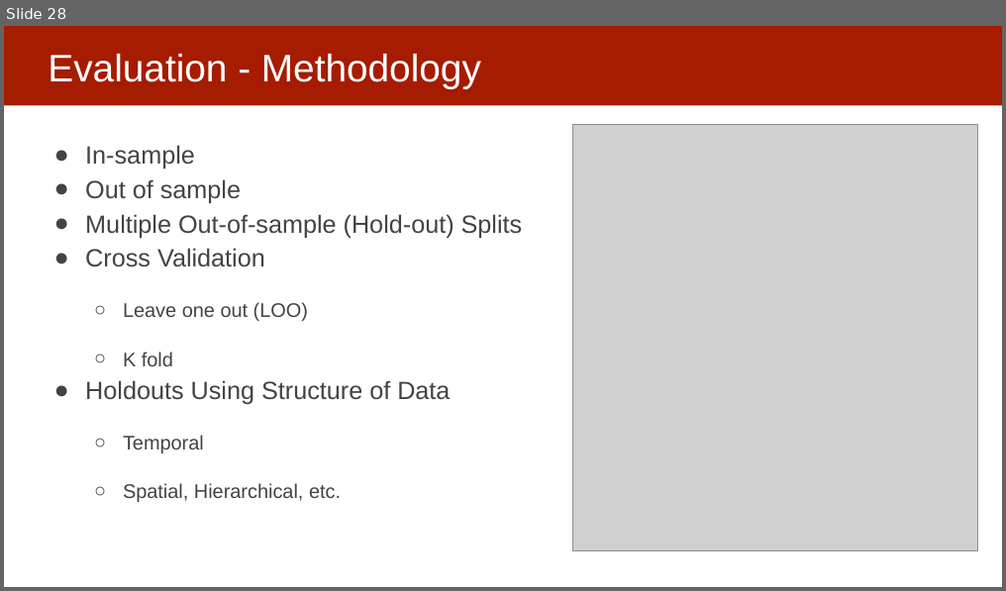
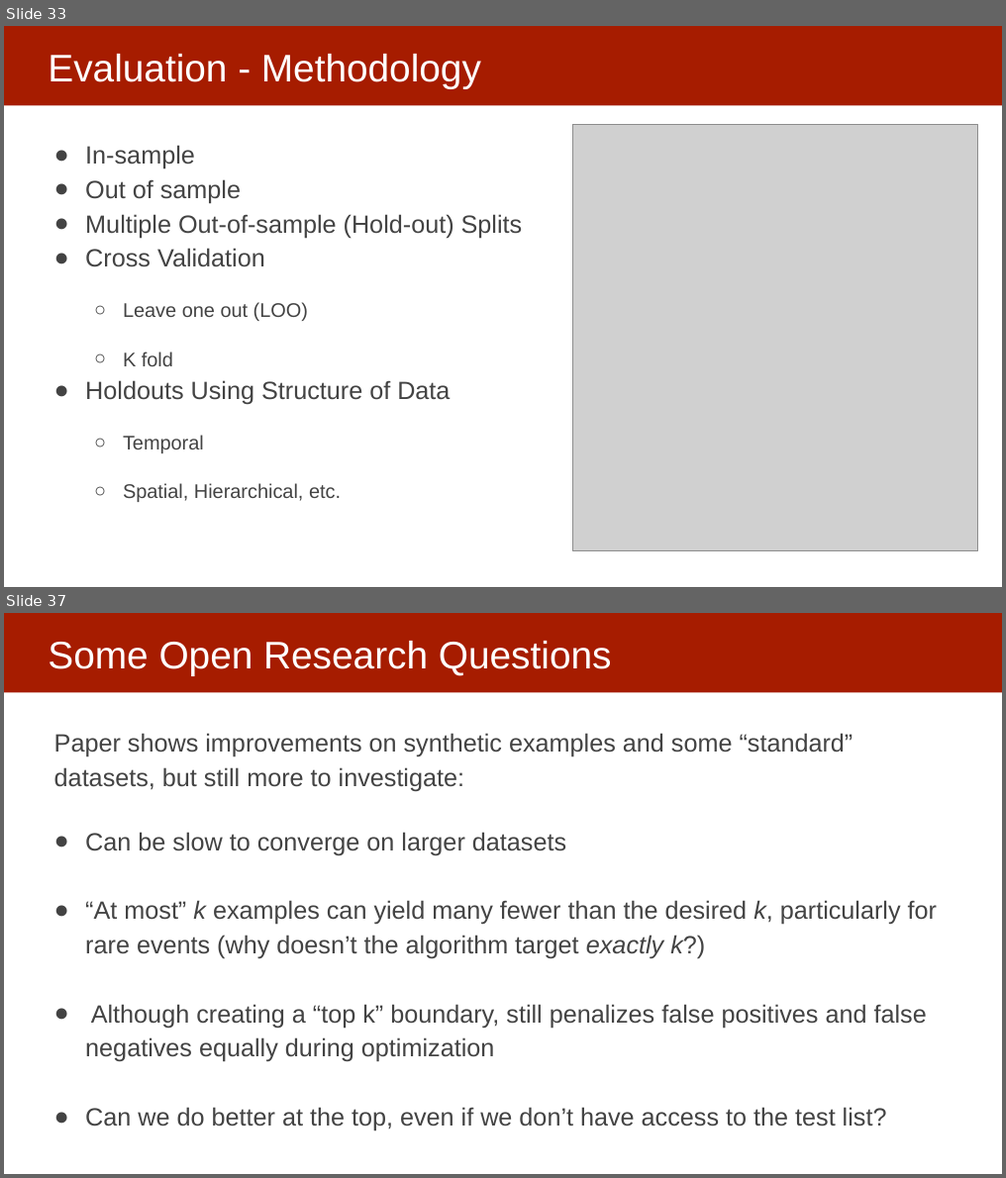
Before and after one commit to dssg/mlforpublicpolicylab, a slide deck: 06 - Performance and Evaluation Pt 2/Model Selection and Validation - Part II.pptx. Shown one above the other, each under a label of ours: slide 28 before the commit, slides 33 and 37 after it; the slides between them are not shown. The pictures are 1006x591 and 1006x1178 pixels, drawn with LibreOffice and Linux fonts; fonts in the diff are those of the drawing; grey boxes stand for pictures. Boxes give left, top, right and bottom in pixels: in the first picture for what was removed or moved away, otherwise in the second. Text is boxed around its words. In the diff, an @@ line names an element or a change of style, - is before the commit and + after.

```diff
--- a/06 - Performance and Evaluation Pt 2/Model Selection and Validation - Part II.pptx
+++ b/06 - Performance and Evaluation Pt 2/Model Selection and Validation - Part II.pptx
@@ slide 37 added at (4, 613, 1002, 1174), background #FFFFFF; not listed: 1 template element that a slide beside it also shows @@
@@ title added at (48, 641, 612, 675), 37 pt, text #FFFFFF @@
+Some Open Research Questions
@@ text added at (54, 733, 937, 1132), 24 pt, text #434343 @@
+Paper shows improvements on synthetic examples and some “standard” datasets, but still more to investigate:
+● Can be slow to converge on larger datasets
+● “At most” k examples can yield many fewer than the desired k, particularly for rare events (why doesn’t the algorithm target exactly k?)
+● Although creating a “top k” boundary, still penalizes false positives and false negatives equally during optimization
+● Can we do better at the top, even if we don’t have access to the test list?
@@ what was slide 28 is now slide 33 @@
```
Also in this commit, not shown: 4 slides changed, 11 other slides added, 2 slides removed.
